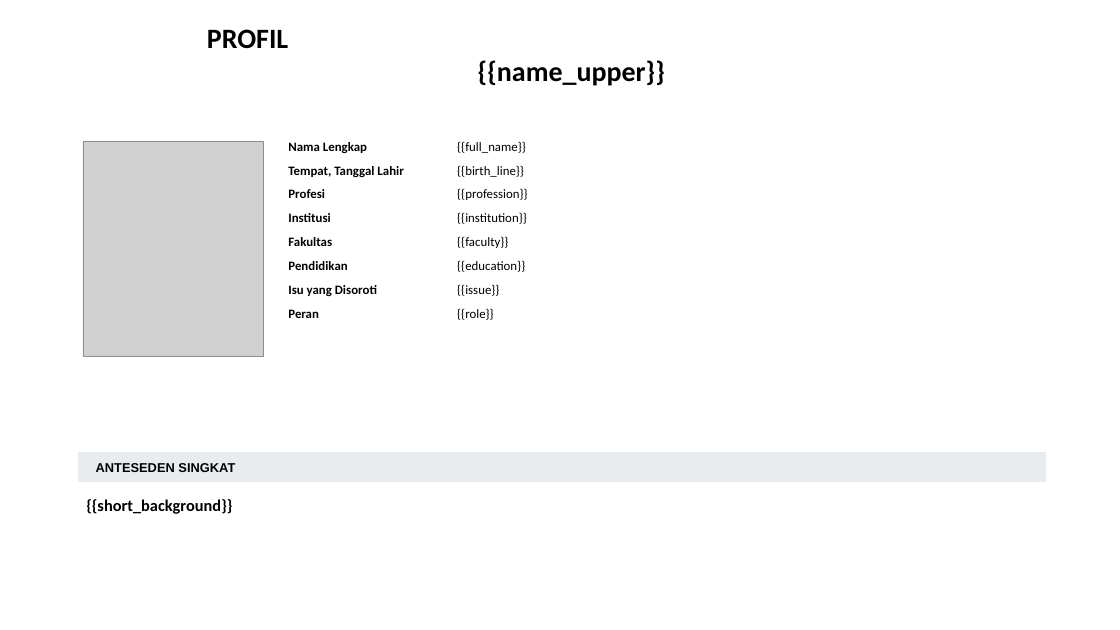
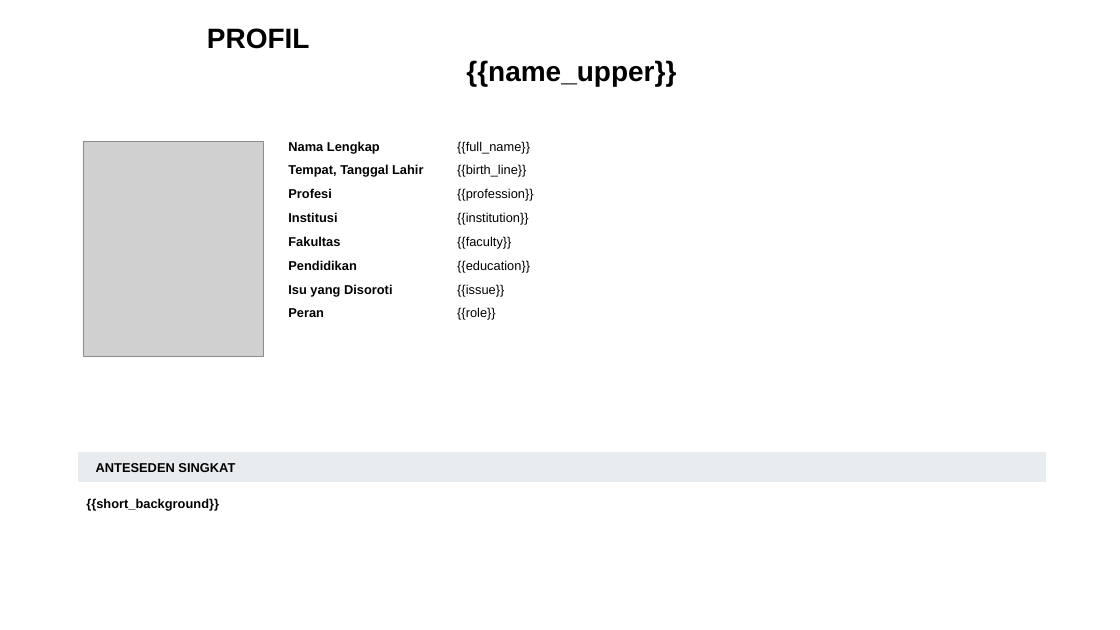
Before and after one commit to Chimera-pkg/hanoman-telemetri, a slide deck: slide 2 of public/templates/subject-template.pptx. Drawn at 1120x630 pixels with LibreOffice and Linux fonts; fonts in the diff are those of the drawing; grey boxes stand for pictures. Boxes give left, top, right and bottom in pixels: in the first picture for what was removed or moved away, otherwise in the second. Text is boxed around its words. In the diff, an @@ line names an element or a change of style, - is before the commit and + after.

```diff
--- a/public/templates/subject-template.pptx
+++ b/public/templates/subject-template.pptx
@@ text "PROFIL {{name_upper}}" at bbox=[207, 28, 676, 86]: font Calibri to Arial @@
@@ table at bbox=[280, 134, 882, 340] @@
@@ font Calibri to Arial @@
@@ text "{{short_background}}" at bbox=[86, 498, 219, 510]: size 14 to 11 pt, font Calibri to Arial @@
```
Also in this commit, not shown: 4 other slides changed, 4 other files.
